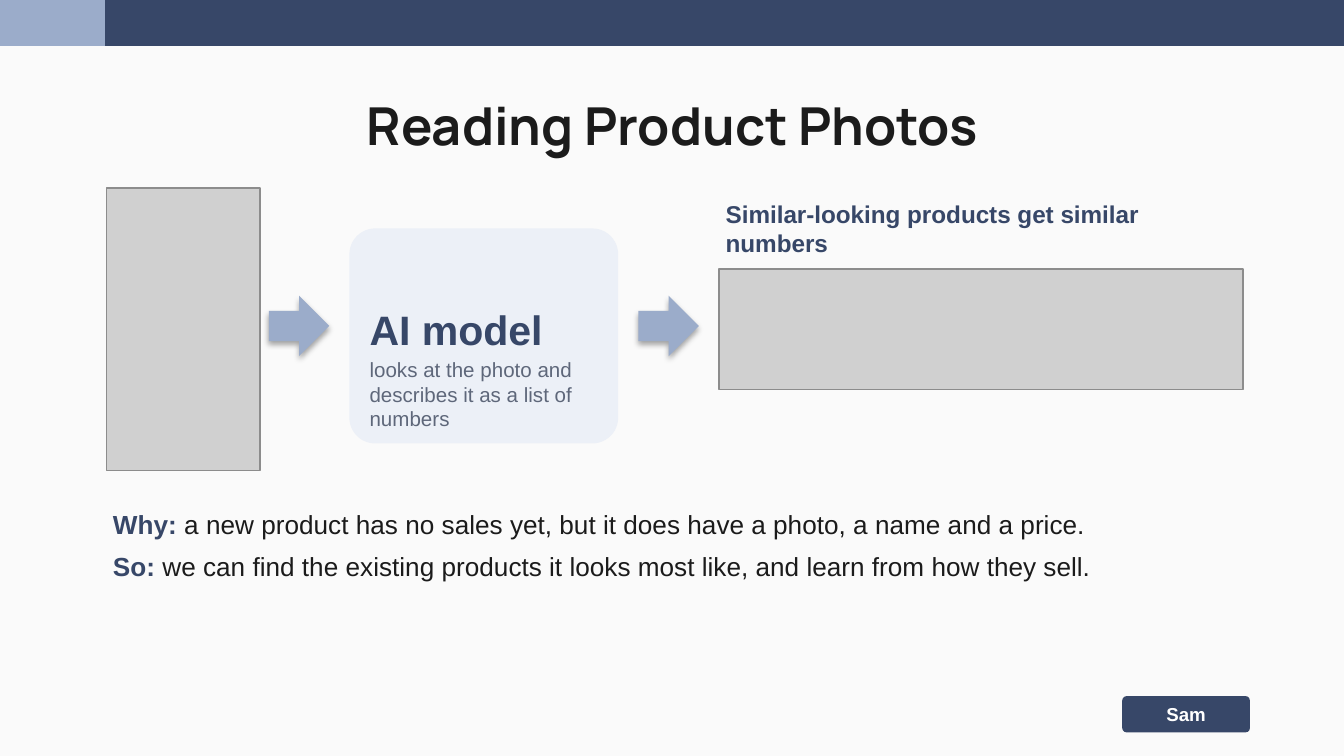
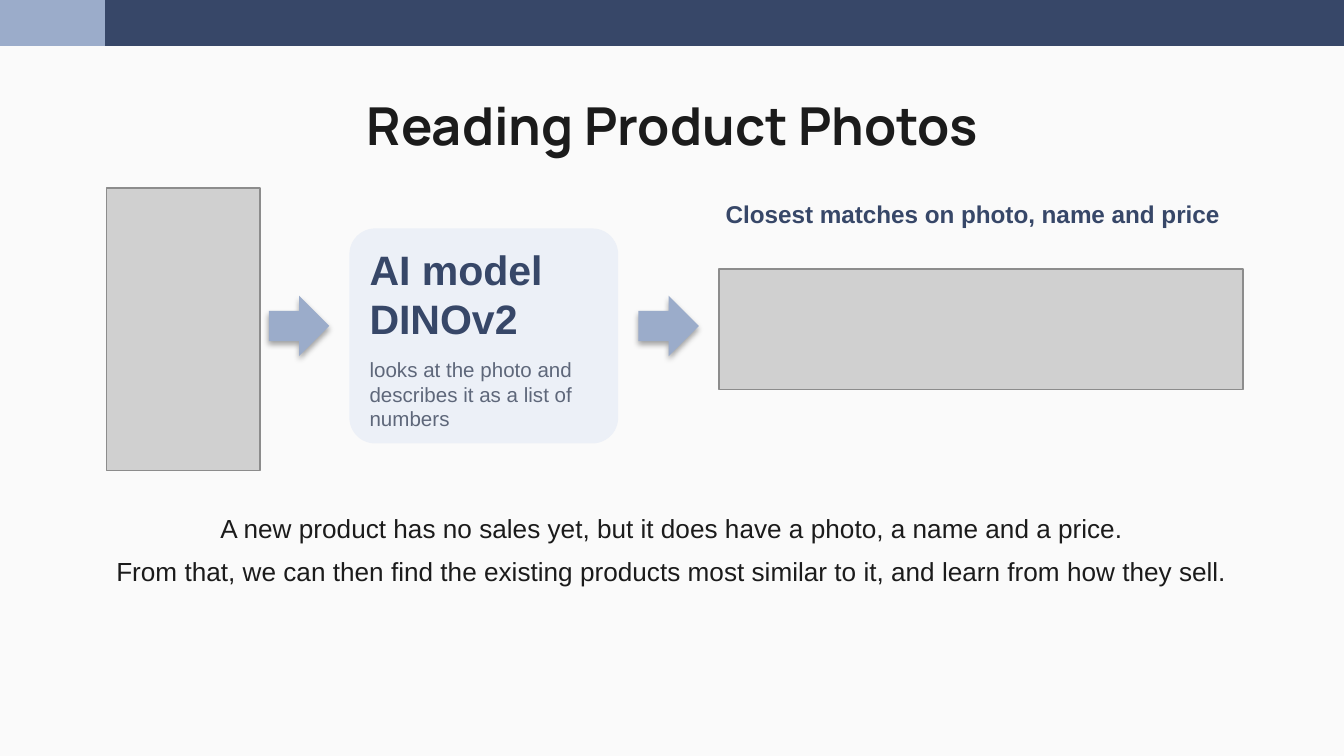
Before and after one commit to nakimagine/hello-world, a slide deck: slide 6 of Group_3_Amazon_Office_Electronic_Slides.pptx (slide 5 before the commit). Drawn at 1344x756 pixels with LibreOffice and Linux fonts; fonts in the diff are those of the drawing; grey boxes stand for pictures. Boxes give left, top, right and bottom in pixels: in the first picture for what was removed or moved away, otherwise in the second. Text is boxed around its words. In the diff, an @@ line names an element or a change of style, - is before the commit and + after.

```diff
--- a/Group_3_Amazon_Office_Electronic_Slides.pptx
+++ b/Group_3_Amazon_Office_Electronic_Slides.pptx
@@ text removed at [726,205,1139,253] @@
-Similar-looking products get similar numbers
@@ text added at [726,205,1219,228], 13 pt, text #374768, bold @@
+Closest matches on photo, name and price
@@ text at [370,255,543,335]: text changed @@
-AI model
+AI model DINOv2
@@ text at [116,519,1225,587]: text changed @@
-Why: a new product has no sales yet, but it does have a photo, a name and a price.
-So: we can find the existing products it looks most like, and learn from how they sell.
+A new product has no sales yet, but it does have a photo, a name and a price.
+From that, we can then find the existing products most similar to it, and learn from how they sell.
@@ rounded rectangle removed at [1122,696,1250,732] @@
-Sam
```
Also in this commit, not shown: 16 other slides changed, 19 slides added, 6 slides removed.
